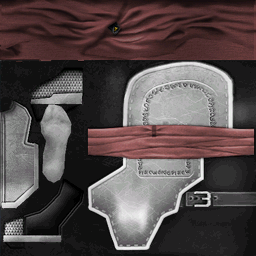
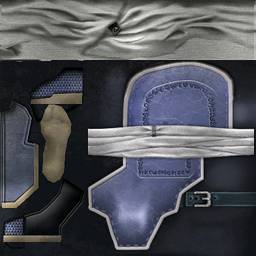
Before/after of a 256px x 256px layered artwork. What changed in the layer stack:
hid group "07" (3 layers) over [0, 0, 256, 256]
